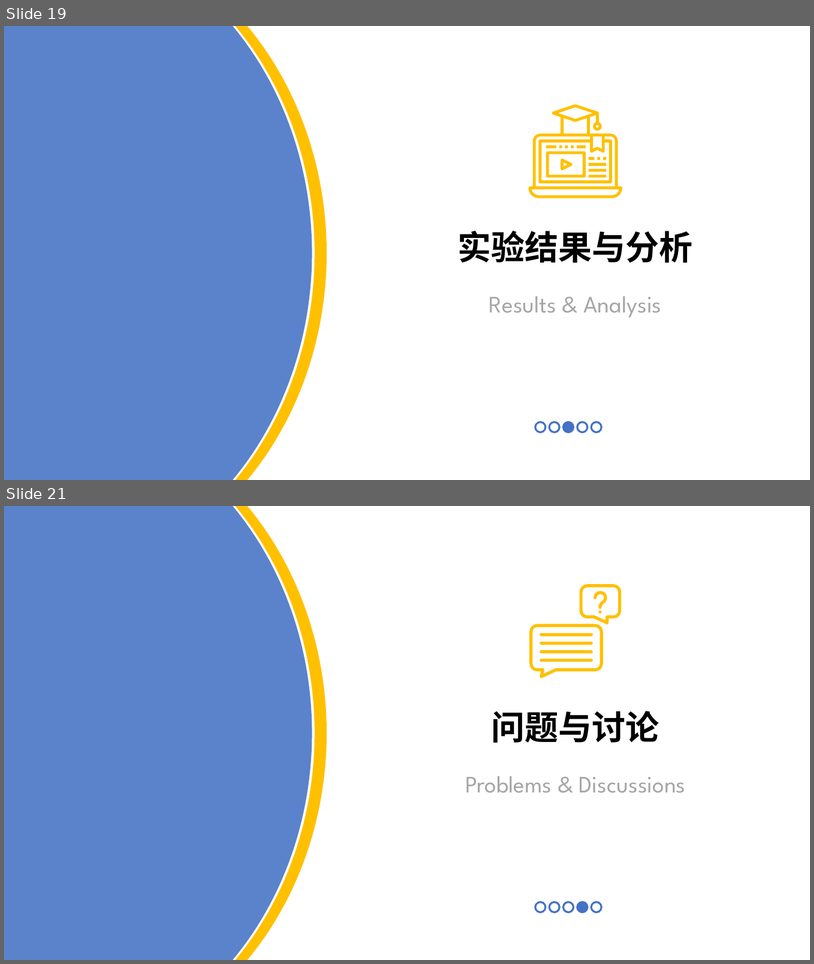
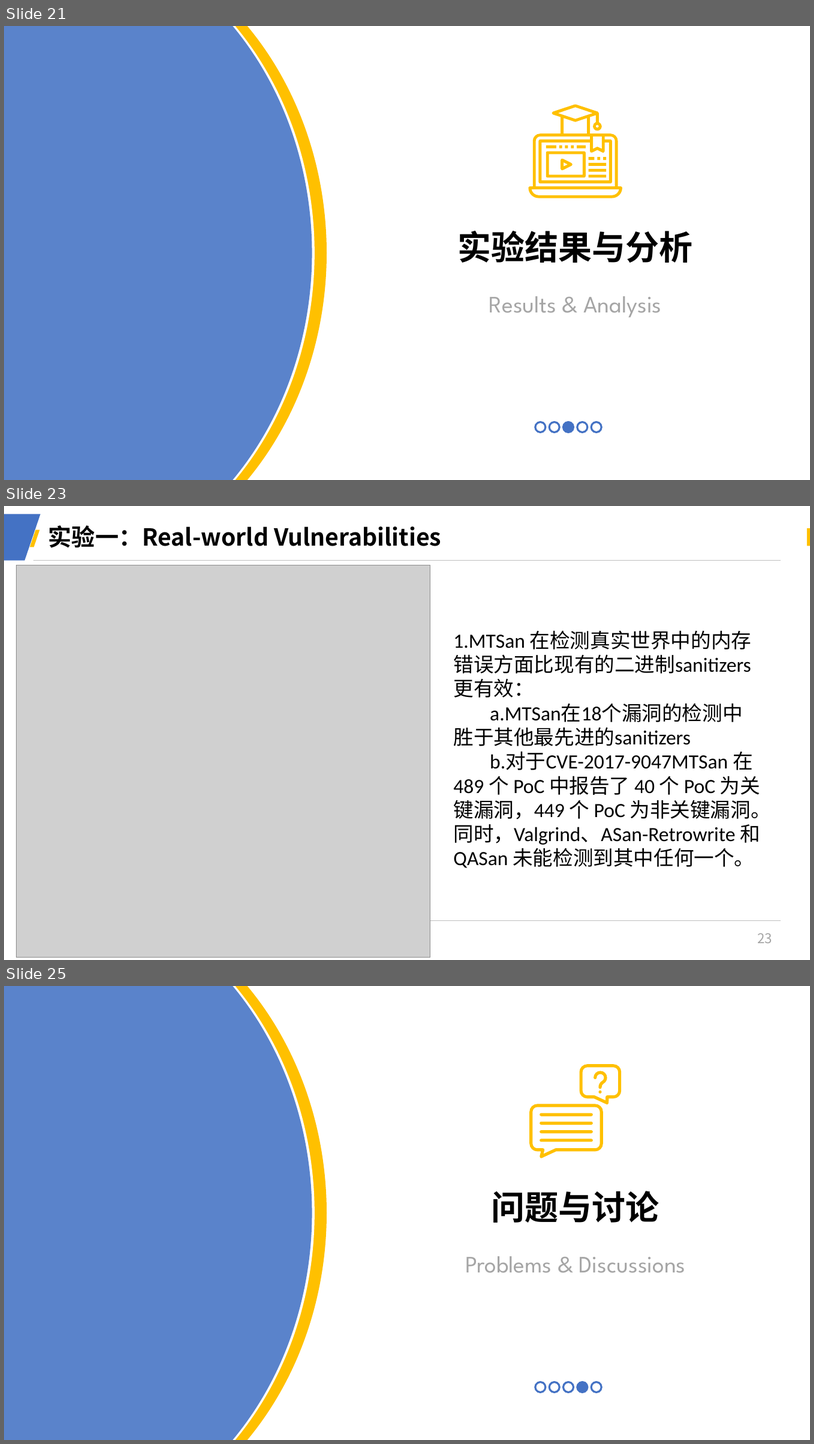
Before and after one commit to CaptainRhett/MTSan, a slide deck: MTSan_ywh.pptx. Shown one above the other, each under a label of ours: slides 19 and 21 before the commit, slides 21, 23 and 25 after it; the slides between them are not shown. The pictures are 814x964 and 814x1444 pixels, drawn with LibreOffice and Linux fonts; fonts in the diff are those of the drawing; grey boxes stand for pictures; background and template pictures are left out. Boxes give left, top, right and bottom in pixels: in the first picture for what was removed or moved away, otherwise in the second. Text is boxed around its words. In the diff, an @@ line names an element or a change of style, - is before the commit and + after.

```diff
--- a/MTSan_ywh.pptx
+++ b/MTSan_ywh.pptx
@@ slide 23 added at [4,506,810,960], background #FFFFFF @@
@@ freeform shape added at [4,514,40,560], fill #4472C4 @@
@@ freeform shape added at [32,531,38,546], fill #FFC000, outline #FFC000 3 pt @@
@@ title added at [48,525,441,548], 28 pt, text #000000, bold @@
+实验一：Real-world Vulnerabilities
@@ rectangle added at [807,528,810,546], fill #FFC000 @@
@@ picture added at [17,565,431,957] @@
@@ line added from (33, 561) to (782, 561), #BFBFBF 0.5 pt @@
@@ text added at [453,630,771,868], 24 pt, text #000000 @@
+1.MTSan 在检测真实世界中的内存错误方面比现有的二进制sanitizers更有效：
+a.MTSan在18个漏洞的检测中胜于其他最先进的sanitizers
+b.对于CVE-2017-9047MTSan 在 489 个 PoC 中报告了 40 个 PoC 为关键漏洞，449 个 PoC 为非关键漏洞。同时，Valgrind、ASan-Retrowrite 和 QASan 未能检测到其中任何一个。
@@ line added from (33, 921) to (782, 921), #BFBFBF 0.5 pt @@
@@ page number added at [758,933,773,943], 16 pt, text #A5A5A5 @@
+23
@@ what was slide 19 is now slide 21 @@
@@ what was slide 21 is now slide 25 @@
```
Also in this commit, not shown: 3 slides changed, 5 other slides added, 2 slides removed, 15 other files.
